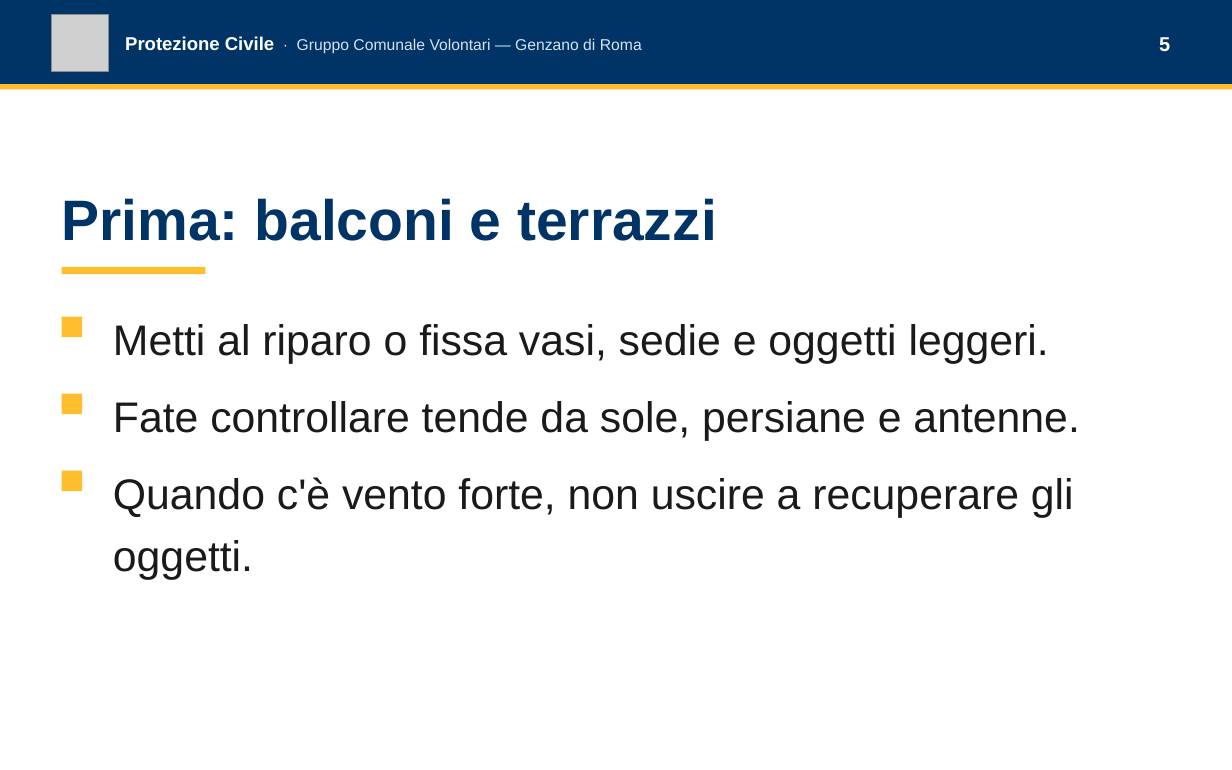
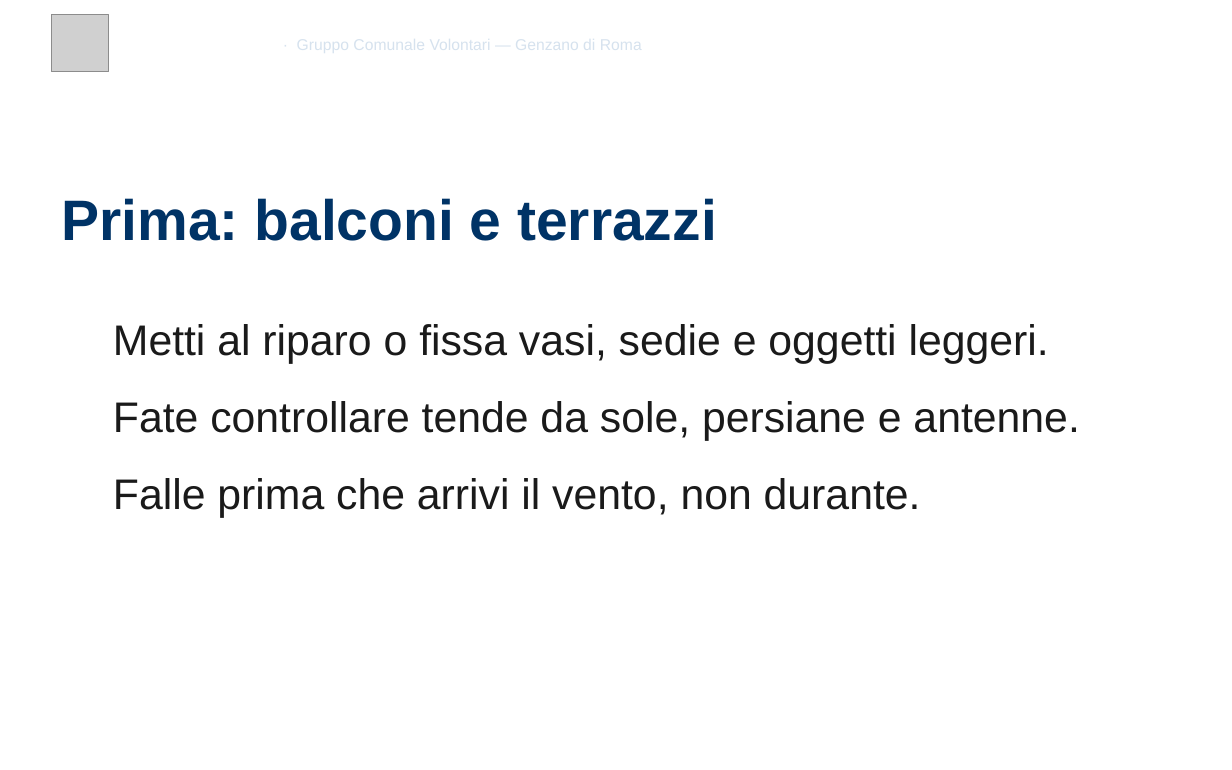
Before and after one commit to SviluppoItaliaDigitale/sito-pc-genzano, a slide deck: slide 5 of static/presentazioni/2026-05-30-vento-forte-presentazione-16x10.pptx. Drawn at 1232x770 pixels with LibreOffice and Linux fonts; fonts in the diff are those of the drawing; grey boxes stand for pictures; background and template pictures are left out. Boxes give left, top, right and bottom in pixels: in the first picture for what was removed or moved away, otherwise in the second. Text is boxed around its words. In the diff, an @@ line names an element or a change of style, - is before the commit and + after.

```diff
--- a/static/presentazioni/2026-05-30-vento-forte-presentazione-16x10.pptx
+++ b/static/presentazioni/2026-05-30-vento-forte-presentazione-16x10.pptx
@@ rectangle removed at bbox=[0, 0, 1232, 84] @@
@@ rectangle removed at bbox=[0, 84, 1232, 89] @@
@@ rectangle removed at bbox=[62, 267, 205, 274] @@
@@ rectangle removed at bbox=[62, 316, 82, 337] @@
@@ rectangle removed at bbox=[62, 393, 82, 414] @@
@@ rectangle removed at bbox=[62, 470, 82, 491] @@
@@ text at bbox=[113, 478, 921, 518]: text changed @@
-Quando c'è vento forte, non uscire a recuperare gli oggetti.
+Falle prima che arrivi il vento, non durante.
```
Also in this commit, not shown: 12 other slides changed, 32 other files.
